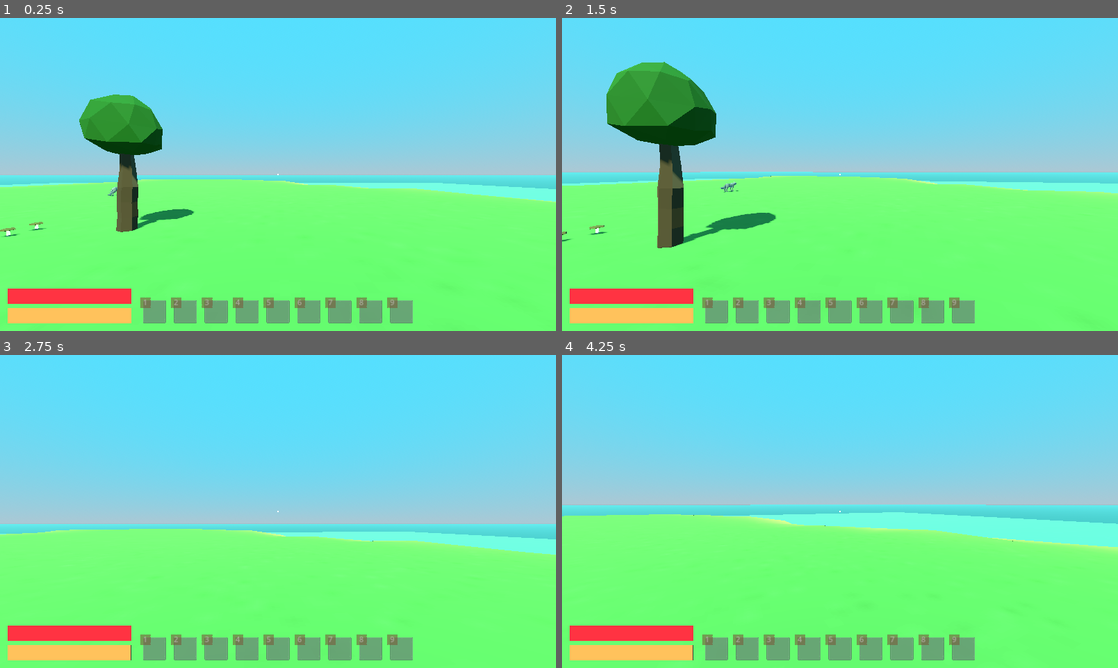
Above: before the commit, frames 1-4 (two rows, left to right).
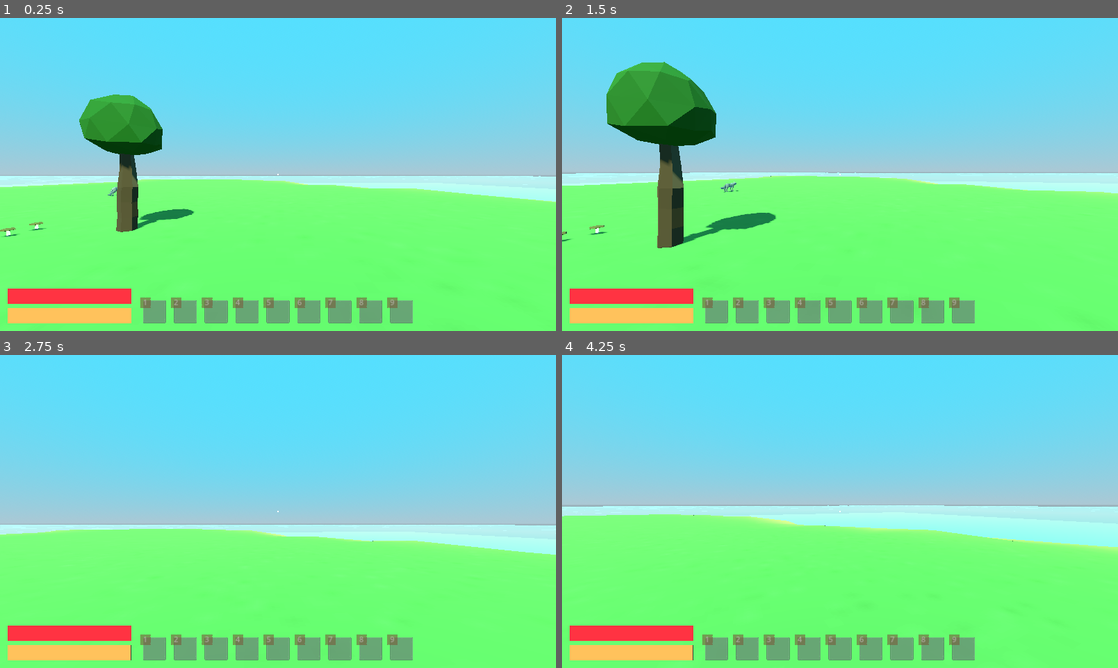
Above: after the commit, the same moments.

Repository: gevonstria/island_survivor
Game: Godot game, scene res://game/main_game.tscn
Same seed, same stepped clock (60 frames per second), same inputs: the game is played once before the commit and once after it.
Inputs (mouse positions are in pixels of both pictures, inside the frame that each line leads up to):
- Up to frame 1 (0.25 s): no input
- Up to frame 2 (1.5 s): tap Enter at 0.5 s; move the mouse to (867, 174) at 0.52 s; hold W (move_forward) from 0.53 s (still down); tap F (interact) at 0.6 s; click (867, 174) at 0.67 s; tap Space (jump) at 0.77 s; move the mouse to (812, 174) at 1.27 s; tap 1 (item_hot_key) at 1.35 s
- Up to frame 3 (2.75 s): keep holding W (move_forward); tap Space (jump) at 1.52 s; move the mouse to (289, 505) at 2.02 s; hold Shift (sprint) from 2.03 s (still down)
- Up to frame 4 (4.25 s): keep holding W (move_forward); tap Space (jump) at 2.75, 3.02, 3.77 s; move the mouse to (834, 517) at 2.77 s; release Shift (sprint) at 2.78 s; click (834, 517) at 2.85 s; move the mouse to (878, 514) at 3.52 s; tap F (interact) at 3.6 s

The runs differ from the first frame. In frame 1, 3.5% of the frame differs, in the area x 0-100%, y 50-59%; in frame 2, 3.2%; in frame 3, 4.1%; in frame 4, 7.0%, in the area x 0-100%, y 47-62%.
Error in both runs: Invalid access of index '0' on a base object of type: 'Array'. (res://game/managers/equip_item_manager.gd:19)

Commit message:
add water shaders and ambient music

Diff:
--- /dev/null
+++ b/default_bus_layout.tres
@@ -0,0 +1,9 @@
+[gd_resource type="AudioBusLayout" format=3 uid="uid://bn363yxhlw0x8"]
+
+[resource]
+bus/1/name = &"Music"
+bus/1/solo = false
+bus/1/mute = false
+bus/1/bypass_fx = false
+bus/1/volume_db = -4.23884
+bus/1/send = &"Master"
--- /dev/null
+++ b/game/configs/music_config.gd
@@ -0,0 +1,12 @@
+class_name MusicConfig
+
+enum Keys {
+	IslandAmbiance
+}
+
+const FILE_PATHS := {
+	Keys.IslandAmbiance: "res://audio/music/island_ambience.ogg"
+}
+
+static func get_audio_stream(key):
+	return load(FILE_PATHS.get(key))
--- a/game/main_game.tscn
+++ b/game/main_game.tscn
@@ -1,6 +1,7 @@
-[gd_scene load_steps=4 format=3 uid="uid://ppn1n247flea"]
+[gd_scene load_steps=5 format=3 uid="uid://ppn1n247flea"]
 
 [ext_resource type="Script" path="res://game/managers/stage_controller.gd" id="1_x6yra"]
+[ext_resource type="Script" path="res://game/managers/music_controller.gd" id="4_wlr5o"]
 [ext_resource type="PackedScene" uid="uid://vtrh0npepa4h" path="res://ui/hud/hud.tscn" id="8_0aetx"]
 [ext_resource type="Script" path="res://game/managers/bulletin_controller.gd" id="9_hhw7g"]
 
@@ -17,3 +18,6 @@
 
 [node name="BulletinController" type="Node" parent="UILayer"]
 script = ExtResource("9_hhw7g")
+
+[node name="MusicController" type="AudioStreamPlayer" parent="."]
+script = ExtResource("4_wlr5o")
--- /dev/null
+++ b/game/managers/music_controller.gd
@@ -0,0 +1,10 @@
+extends AudioStreamPlayer
+class_name MusicController
+
+func _ready() -> void:
+	bus = "Music"
+	play_music(MusicConfig.Keys.IslandAmbiance)
+
+func play_music(key):
+	stream = MusicConfig.get_audio_stream(key)
+	play()
--- /dev/null
+++ b/resources/shaders/water_shader.tres
@@ -0,0 +1,217 @@
+[gd_resource type="VisualShader" load_steps=21 format=3 uid="uid://bil3f4gfojhd4"]
+
+[sub_resource type="FastNoiseLite" id="FastNoiseLite_1cuuf"]
+noise_type = 3
+seed = 1
+frequency = 0.3
+fractal_type = 0
+
+[sub_resource type="NoiseTexture2D" id="NoiseTexture2D_yskip"]
+generate_mipmaps = false
+seamless = true
+noise = SubResource("FastNoiseLite_1cuuf")
+
+[sub_resource type="VisualShaderNodeTexture" id="VisualShaderNodeTexture_eicrj"]
+texture = SubResource("NoiseTexture2D_yskip")
+
+[sub_resource type="VisualShaderNodeVectorOp" id="VisualShaderNodeVectorOp_aekp7"]
+default_input_values = [0, Quaternion(0, 0, 0, 0), 1, Quaternion(0, 0, 0, 0)]
+op_type = 2
+operator = 2
+
+[sub_resource type="VisualShaderNodeFloatConstant" id="VisualShaderNodeFloatConstant_tvwdq"]
+constant = 0.9
+
+[sub_resource type="VisualShaderNodeFloatConstant" id="VisualShaderNodeFloatConstant_dnusa"]
+
+[sub_resource type="VisualShaderNodeTexture" id="VisualShaderNodeTexture_d3jol"]
+texture = SubResource("NoiseTexture2D_yskip")
+
+[sub_resource type="VisualShaderNodeVectorOp" id="VisualShaderNodeVectorOp_jfakt"]
+default_input_values = [0, Quaternion(0, 0, 0, 0), 1, Quaternion(0, 0, 0, 0)]
+op_type = 2
+
+[sub_resource type="VisualShaderNodeColorParameter" id="VisualShaderNodeColorParameter_367u4"]
+parameter_name = "ColorParameter"
+default_value_enabled = true
+default_value = Color(0.196078, 0.509804, 0.752941, 1)
+
+[sub_resource type="VisualShaderNodeVectorOp" id="VisualShaderNodeVectorOp_cv0od"]
+default_input_values = [0, Vector3(0.3, 0.3, 0.3), 1, Vector3(0, 0, 0)]
+operator = 2
+
+[sub_resource type="VisualShaderNodeUVFunc" id="VisualShaderNodeUVFunc_qjvy2"]
+default_input_values = [1, Vector2(0.005, 0.005), 2, Vector2(0, 0)]
+
+[sub_resource type="VisualShaderNodeInput" id="VisualShaderNodeInput_u05da"]
+input_name = "time"
+
+[sub_resource type="VisualShaderNodeUVFunc" id="VisualShaderNodeUVFunc_xdyuc"]
+default_input_values = [1, Vector2(-0.005, -0.005), 2, Vector2(0, 0)]
+
+[sub_resource type="VisualShaderNodeInput" id="VisualShaderNodeInput_71mu1"]
+input_name = "time"
+
+[sub_resource type="VisualShaderNodeUVFunc" id="VisualShaderNodeUVFunc_7hnd6"]
+default_input_values = [1, Vector2(0.003, 0.003), 2, Vector2(0, 0)]
+
+[sub_resource type="VisualShaderNodeInput" id="VisualShaderNodeInput_vvwaw"]
+input_name = "time"
+
+[sub_resource type="VisualShaderNodeTexture" id="VisualShaderNodeTexture_2cd33"]
+texture = SubResource("NoiseTexture2D_yskip")
+
+[sub_resource type="VisualShaderNodeMultiplyAdd" id="VisualShaderNodeMultiplyAdd_wanc1"]
+default_input_values = [0, Vector4(0, 0, 0, 0), 1, Vector4(1, 1, 1, 1), 2, Vector4(0, 0, 0, 0)]
+op_type = 3
+
+[sub_resource type="VisualShaderNodeInput" id="VisualShaderNodeInput_sq2s4"]
+input_name = "normal"
+
+[sub_resource type="VisualShaderNodeInput" id="VisualShaderNodeInput_lkmgh"]
+input_name = "vertex"
+
+[resource]
+code = "shader_type spatial;
+render_mode blend_mix, depth_draw_opaque, cull_back, diffuse_lambert, specular_schlick_ggx;
+
+uniform sampler2D tex_vtx_4;
+uniform sampler2D tex_frg_2;
+uniform sampler2D tex_frg_10;
+uniform vec4 ColorParameter : source_color = vec4(0.196078, 0.509804, 0.752941, 1.000000);
+
+
+
+void vertex() {
+// Input:3
+	float n_out3p0 = TIME;
+
+
+// UVFunc:2
+	vec2 n_in2p1 = vec2(0.00300, 0.00300);
+	vec2 n_out2p0 = vec2(n_out3p0) * n_in2p1 + UV;
+
+
+// Texture2D:4
+	vec4 n_out4p0 = texture(tex_vtx_4, n_out2p0);
+
+
+// Input:6
+	vec3 n_out6p0 = NORMAL;
+
+
+// Input:7
+	vec3 n_out7p0 = VERTEX;
+
+
+// MultiplyAdd:5
+	vec4 n_out5p0 = fma(n_out4p0, vec4(n_out6p0, 0.0), vec4(n_out7p0, 0.0));
+
+
+// Output:0
+	VERTEX = vec3(n_out5p0.xyz);
+
+
+}
+
+void fragment() {
+// Input:7
+	float n_out7p0 = TIME;
+
+
+// UVFunc:6
+	vec2 n_in6p1 = vec2(0.00500, 0.00500);
+	vec2 n_out6p0 = vec2(n_out7p0) * n_in6p1 + UV;
+
+
+// Texture2D:2
+	vec4 n_out2p0 = texture(tex_frg_2, n_out6p0);
+
+
+// Input:9
+	float n_out9p0 = TIME;
+
+
+// UVFunc:8
+	vec2 n_in8p1 = vec2(-0.00500, -0.00500);
+	vec2 n_out8p0 = vec2(n_out9p0) * n_in8p1 + UV;
+
+
+// Texture2D:10
+	vec4 n_out10p0 = texture(tex_frg_10, n_out8p0);
+
+
+// VectorOp:11
+	vec4 n_out11p0 = n_out2p0 * n_out10p0;
+
+
+// VectorOp:5
+	vec3 n_in5p1 = vec3(0.00000, 0.00000, 0.00000);
+	vec3 n_out5p0 = vec3(n_out11p0.xyz) * n_in5p1;
+
+
+// ColorParameter:4
+	vec4 n_out4p0 = ColorParameter;
+
+
+// VectorOp:3
+	vec4 n_out3p0 = vec4(n_out5p0, 0.0) + n_out4p0;
+
+
+// FloatConstant:12
+	float n_out12p0 = 0.900000;
+
+
+// FloatConstant:13
+	float n_out13p0 = 0.000000;
+
+
+// Output:0
+	ALBEDO = vec3(n_out3p0.xyz);
+	ALPHA = n_out12p0;
+	ROUGHNESS = n_out13p0;
+
+
+}
+"
+graph_offset = Vector2(-411.068, 51.1646)
+nodes/vertex/0/position = Vector2(560, 180)
+nodes/vertex/2/node = SubResource("VisualShaderNodeUVFunc_7hnd6")
+nodes/vertex/2/position = Vector2(-520, 220)
+nodes/vertex/3/node = SubResource("VisualShaderNodeInput_vvwaw")
+nodes/vertex/3/position = Vector2(-860, 220)
+nodes/vertex/4/node = SubResource("VisualShaderNodeTexture_2cd33")
+nodes/vertex/4/position = Vector2(-200, 180)
+nodes/vertex/5/node = SubResource("VisualShaderNodeMultiplyAdd_wanc1")
+nodes/vertex/5/position = Vector2(260, 220)
+nodes/vertex/6/node = SubResource("VisualShaderNodeInput_sq2s4")
+nodes/vertex/6/position = Vector2(-220, 480)
+nodes/vertex/7/node = SubResource("VisualShaderNodeInput_lkmgh")
+nodes/vertex/7/position = Vector2(-200, 620)
+nodes/vertex/connections = PackedInt32Array(2, 0, 4, 0, 3, 0, 2, 2, 4, 0, 5, 0, 5, 0, 0, 0, 6, 0, 5, 1, 7, 0, 5, 2)
+nodes/fragment/0/position = Vector2(860, 280)
+nodes/fragment/2/node = SubResource("VisualShaderNodeTexture_d3jol")
+nodes/fragment/2/position = Vector2(-700, 120)
+nodes/fragment/3/node = SubResource("VisualShaderNodeVectorOp_jfakt")
+nodes/fragment/3/position = Vector2(180, 340)
+nodes/fragment/4/node = SubResource("VisualShaderNodeColorParameter_367u4")
+nodes/fragment/4/position = Vector2(-180, 560)
+nodes/fragment/5/node = SubResource("VisualShaderNodeVectorOp_cv0od")
+nodes/fragment/5/position = Vector2(-80, 120)
+nodes/fragment/6/node = SubResource("VisualShaderNodeUVFunc_qjvy2")
+nodes/fragment/6/position = Vector2(-980, 160)
+nodes/fragment/7/node = SubResource("VisualShaderNodeInput_u05da")
+nodes/fragment/7/position = Vector2(-1280, 160)
+nodes/fragment/8/node = SubResource("VisualShaderNodeUVFunc_xdyuc")
+nodes/fragment/8/position = Vector2(-900, 500)
+nodes/fragment/9/node = SubResource("VisualShaderNodeInput_71mu1")
+nodes/fragment/9/position = Vector2(-1240, 500)
+nodes/fragment/10/node = SubResource("VisualShaderNodeTexture_eicrj")
+nodes/fragment/10/position = Vector2(-580, 460)
+nodes/fragment/11/node = SubResource("VisualShaderNodeVectorOp_aekp7")
+nodes/fragment/11/position = Vector2(-340, 220)
+nodes/fragment/12/node = SubResource("VisualShaderNodeFloatConstant_tvwdq")
+nodes/fragment/12/position = Vector2(540, 460)
+nodes/fragment/13/node = SubResource("VisualShaderNodeFloatConstant_dnusa")
+nodes/fragment/13/position = Vector2(520, 580)
+nodes/fragment/connections = PackedInt32Array(4, 0, 3, 1, 3, 0, 0, 0, 5, 0, 3, 0, 6, 0, 2, 0, 7, 0, 6, 2, 8, 0, 10, 0, 9, 0, 8, 2, 2, 0, 11, 0, 11, 0, 5, 0, 10, 0, 11, 1, 12, 0, 0, 1, 13, 0, 0, 3)
--- a/stages/island.tscn
+++ b/stages/island.tscn
@@ -9,6 +9,7 @@
 [ext_resource type="PackedScene" uid="uid://gw3akp35ecct" path="res://items/interactables/pickable_mushroom.tscn" id="8_6hokc"]
 [ext_resource type="PackedScene" uid="uid://dqws2vush73ew" path="res://objects/hittable_objects/hittable_tree_template.tscn" id="8_14uqk"]
 [ext_resource type="PackedScene" uid="uid://5nknnmn6f5sf" path="res://game/managers/spawner.tscn" id="8_ak1h5"]
+[ext_resource type="Shader" uid="uid://bil3f4gfojhd4" path="res://resources/shaders/water_shader.tres" id="9_n8upv"]
 [ext_resource type="PackedScene" uid="uid://b1by6pjc0i0bp" path="res://objects/hittable_objects/hittable_coal_boulder.tscn" id="9_rja7e"]
 [ext_resource type="PackedScene" uid="uid://mc8h3pijsipt" path="res://objects/hittable_objects/hittable_flintstone_boulder.tscn" id="10_g68v6"]
 [ext_resource type="PackedScene" uid="uid://c6nxr4cmha2mu" path="res://actors/animals/cow.tscn" id="11_15ft4"]
@@ -20,13 +21,16 @@
 [sub_resource type="ConcavePolygonShape3D" id="ConcavePolygonShape3D_o66gv"]
 data = PackedVector3Array(142.68, -5, -142.685, 150, -5, -150, 150, -5, -142.685, 142.68, -5, -142.685, 142.68, -5, -15 …(226880 unchanged characters)…
 
-[sub_resource type="StandardMaterial3D" id="StandardMaterial3D_wyr1k"]
-transparency = 1
-albedo_color = Color(0.180392, 1, 1, 0.745098)
+[sub_resource type="ShaderMaterial" id="ShaderMaterial_qolyc"]
+render_priority = 0
+shader = ExtResource("9_n8upv")
+shader_parameter/ColorParameter = Color(0.196078, 0.509804, 0.752941, 1)
 
 [sub_resource type="PlaneMesh" id="PlaneMesh_r7wk7"]
-material = SubResource("StandardMaterial3D_wyr1k")
-size = Vector2(2000, 2000)
+material = SubResource("ShaderMaterial_qolyc")
+size = Vector2(1000, 1000)
+subdivide_width = 100
+subdivide_depth = 100
 
 [sub_resource type="ProceduralSkyMaterial" id="ProceduralSkyMaterial_o81ny"]
 sky_top_color = Color(0.32549, 0.878431, 1, 1)
@@ -108,7 +112,7 @@
 transform = Transform3D(1, 0, 0, 0, 1, 0, 0, 0, 1, 17.2547, 0, 0)
 
 [node name="Water" type="MeshInstance3D" parent="."]
-transform = Transform3D(1, 0, 0, 0, 1, 0, 0, 0, 1, 0, -1.06473, 0)
+transform = Transform3D(1, 0, 0, 0, 1, 0, 0, 0, 1, -0.705586, -2.11732, -1.4425)
 mesh = SubResource("PlaneMesh_r7wk7")
 
 [node name="DirectionalLight3D" type="DirectionalLight3D" parent="."]
Not shown, changed: audio/music/autumn_ending_theme.ogg.import
Not shown, changed: audio/music/island_ambience.ogg.import
Not shown, changed: audio/music/transfixed_main_theme.ogg.import
Not shown: 1 places in stages/island.tscn that only renumber resources
